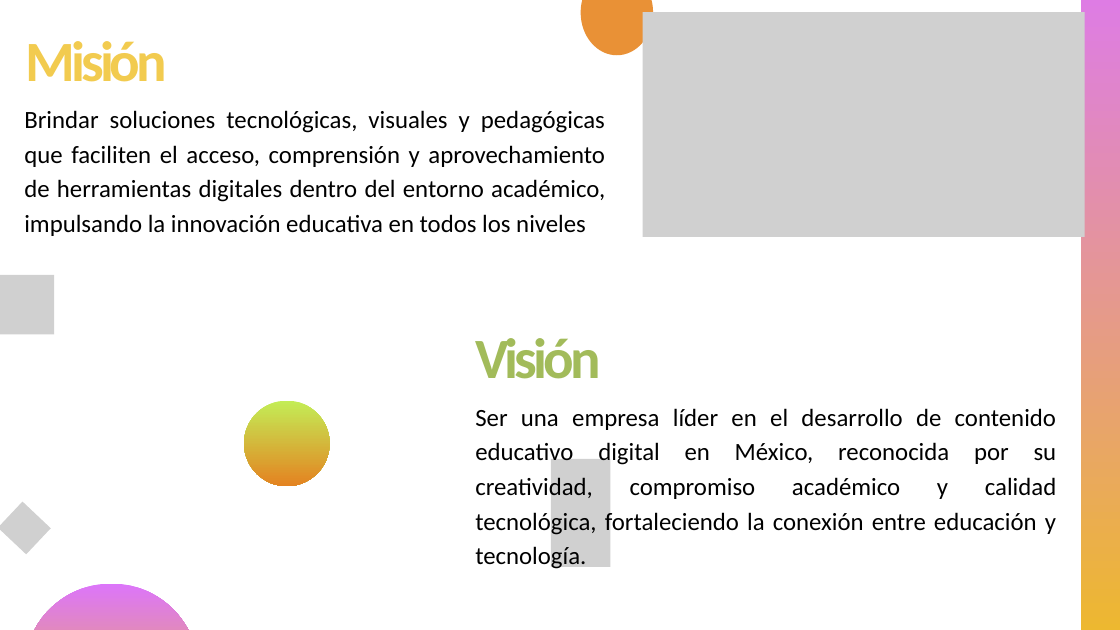
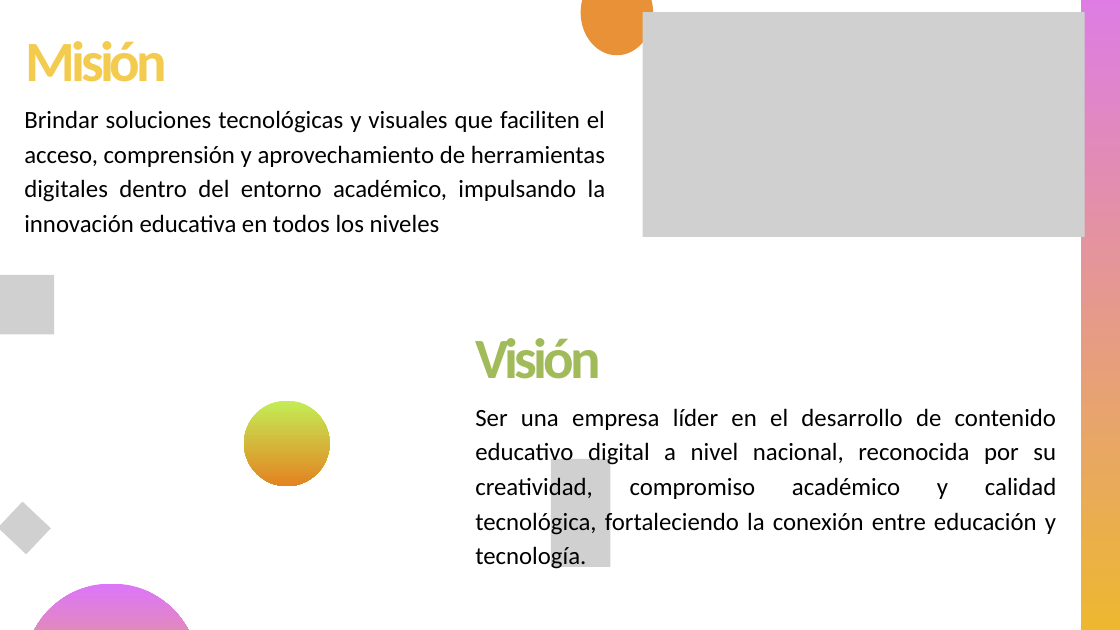
Before and after one commit to LuisML1019/ProyIntComDat25B_3.1416chul-s, a slide deck: slide 4 of Avance de Proyecto/πCHUL@S ENTERPRISE.pptx. Drawn at 1120x630 pixels with LibreOffice and Linux fonts; fonts in the diff are those of the drawing; grey boxes stand for pictures. Boxes give left, top, right and bottom in pixels: in the first picture for what was removed or moved away, otherwise in the second. Text is boxed around its words. In the diff, an @@ line names an element or a change of style, - is before the commit and + after.

```diff
--- a/Avance de Proyecto/πCHUL@S ENTERPRISE.pptx
+++ b/Avance de Proyecto/πCHUL@S ENTERPRISE.pptx
@@ text at <box>24,110,606,233</box>: text changed @@
-Brindar soluciones tecnológicas, visuales y pedagógicas que faciliten el acceso, comprensión y aprovechamiento de herramientas digitales dentro del entorno académico, impulsando la innovación educativa en todos los niveles
+Brindar soluciones tecnológicas y visuales que faciliten el acceso, comprensión y aprovechamiento de herramientas digitales dentro del entorno académico, impulsando la innovación educativa en todos los niveles
@@ text at <box>475,408,1056,569</box>: text changed @@
-Ser una empresa líder en el desarrollo de contenido educativo digital en México, reconocida por su creatividad, compromiso académico y calidad tecnológica, fortaleciendo la conexión entre educación y tecnología.
+Ser una empresa líder en el desarrollo de contenido educativo digital a nivel nacional, reconocida por su creatividad, compromiso académico y calidad tecnológica, fortaleciendo la conexión entre educación y tecnología.
```
Also in this commit, not shown: 9 other slides changed.
